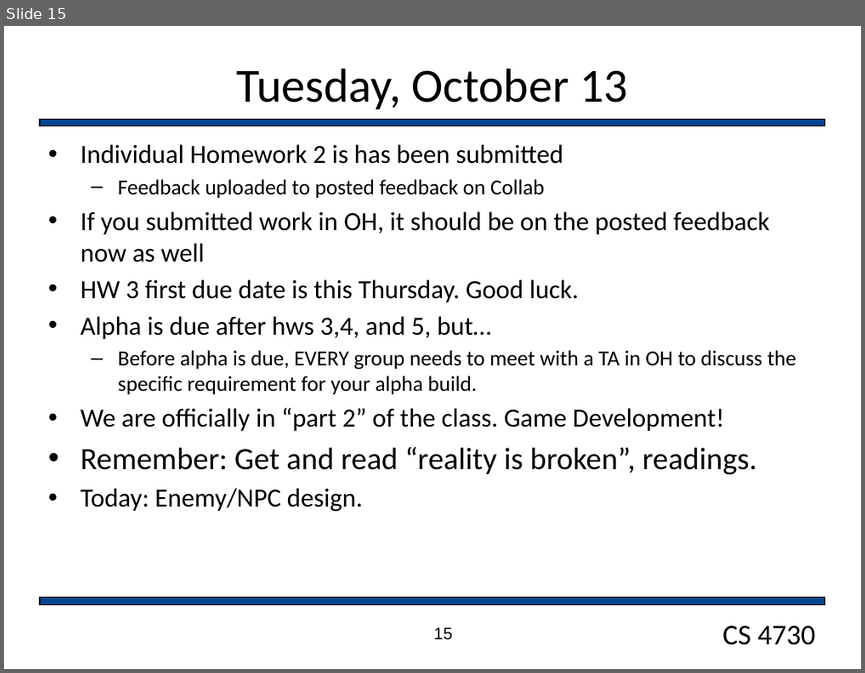
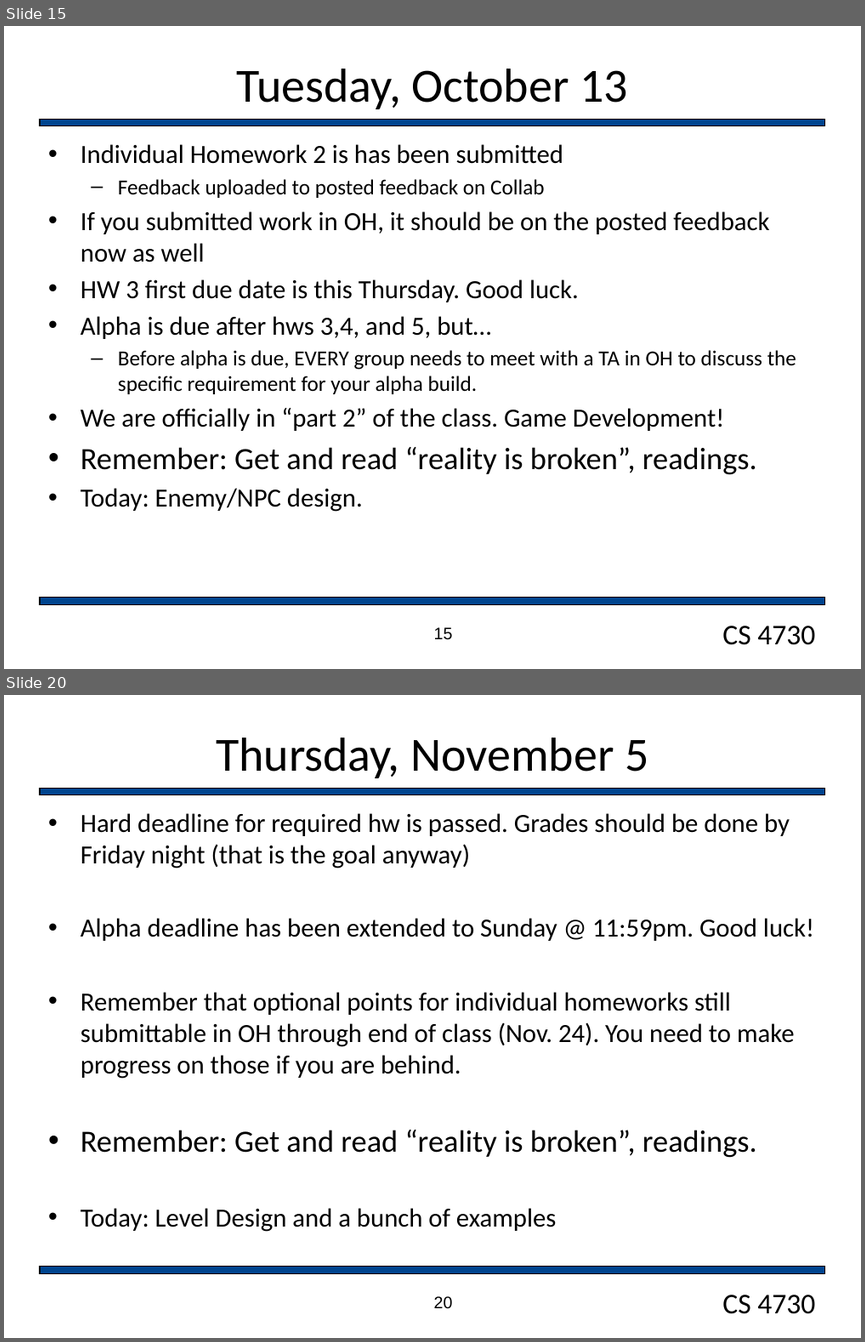
Before and after one commit to markfloryan/gamedesign, a slide deck: slides/dailyAnnouncements.pptx. Shown one above the other, each under a label of ours: slide 15 before the commit, slides 15 and 20 after it; the slides between them are not shown. The pictures are 865x673 and 865x1342 pixels, drawn with LibreOffice and Linux fonts; fonts in the diff are those of the drawing; background and template pictures are left out. Boxes give left, top, right and bottom in pixels: in the first picture for what was removed or moved away, otherwise in the second. Text is boxed around its words. In the diff, an @@ line names an element or a change of style, - is before the commit and + after.

```diff
--- a/slides/dailyAnnouncements.pptx
+++ b/slides/dailyAnnouncements.pptx
@@ slide 20 added at [4, 695, 861, 1338], background #FFFFFF; not listed: 3 template elements that a slide beside it also shows @@
@@ title added at [216, 737, 648, 778], 40 pt, text #000000 @@
+Thursday, November 5
@@ text added at [80, 813, 814, 1231], 22 pt, text #000000 @@
+• Hard deadline for required hw is passed. Grades should be done by Friday night (that is the goal anyway)
+• Alpha deadline has been extended to Sunday @ 11:59pm. Good luck!
+• Remember that optional points for individual homeworks still submittable in OH through end of class (Nov. 24). You need to make progress on those if you are behind.
+• Remember: Get and read “reality is broken”, readings.
+• Today: Level Design and a bunch of examples
@@ page number added at [434, 1296, 453, 1309], 14 pt, text #000000 @@
+20
```
Also in this commit, not shown: 4 other slides added, 3 other files.
